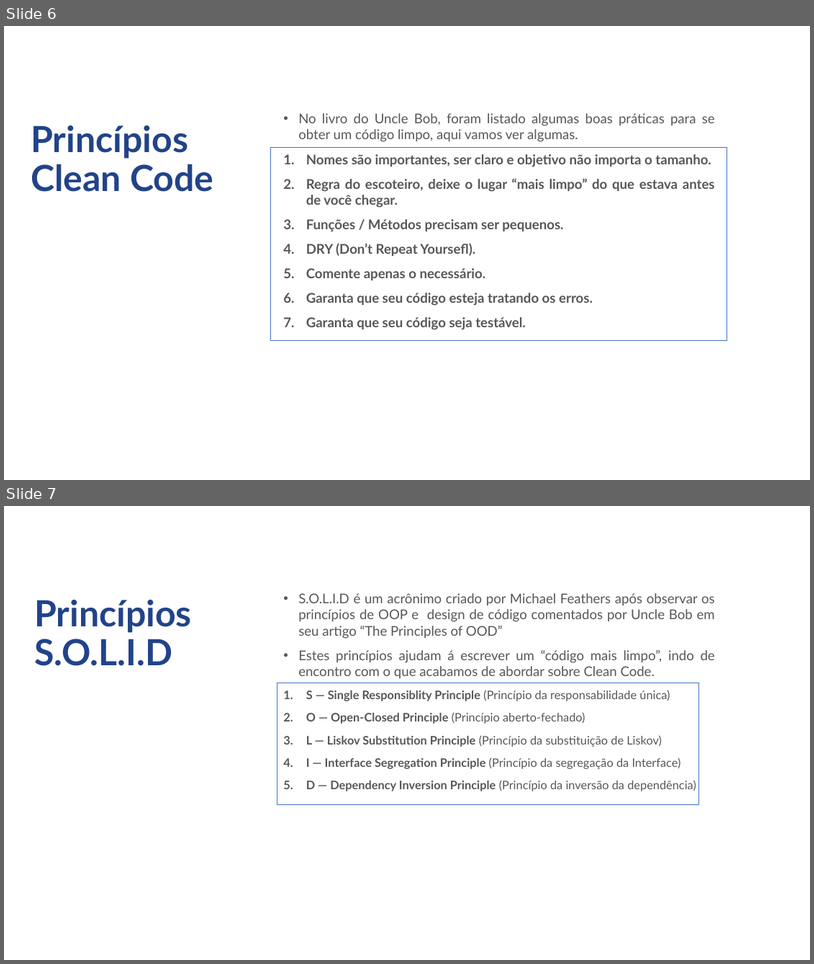
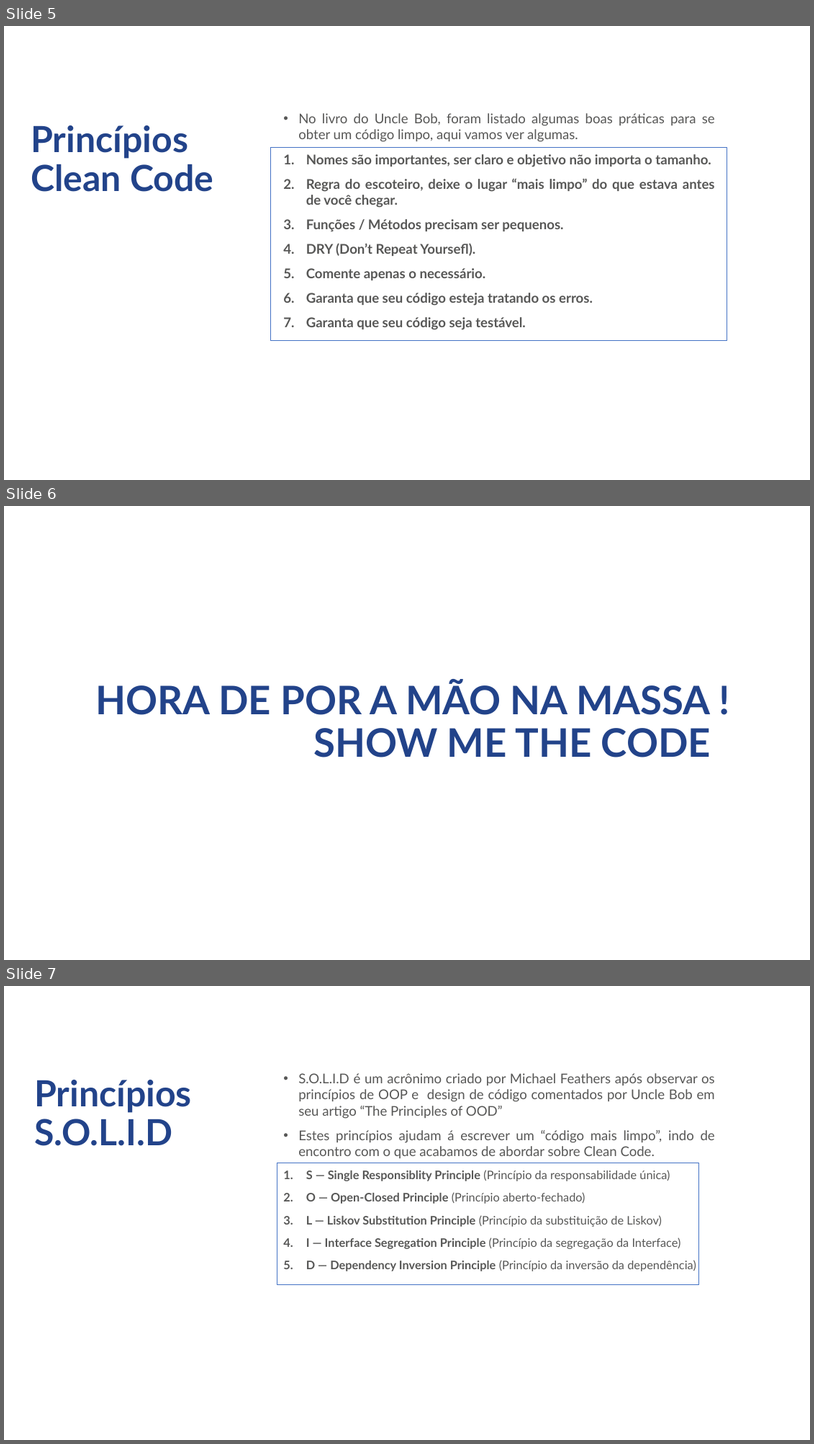
Before and after one commit to jcmdsbr/five-workshop-real-apps, a slide deck: docs/treinamento-estagiarios-five.pptx. Shown one above the other, each under a label of ours: slides 6 and 7 before the commit, slides 5, 6 and 7 after it. The pictures are 814x964 and 814x1444 pixels, drawn with LibreOffice and Linux fonts; fonts in the diff are those of the drawing; background and template pictures are left out. Boxes give left, top, right and bottom in pixels: in the first picture for what was removed or moved away, otherwise in the second. Text is boxed around its words. In the diff, an @@ line names an element or a change of style, - is before the commit and + after.

```diff
--- a/docs/treinamento-estagiarios-five.pptx
+++ b/docs/treinamento-estagiarios-five.pptx
@@ slide 6 added at <box>4,506,810,960</box>, background picture (left out) @@
@@ text added at <box>96,680,711,757</box>, 46.8 pt, text #22438A, bold @@
+HORA DE POR A MÃO NA MASSA !
+SHOW ME THE CODE
@@ what was slide 6 is now slide 5 @@
```
Also in this commit, not shown: 2 slides changed, 1 slide removed.
